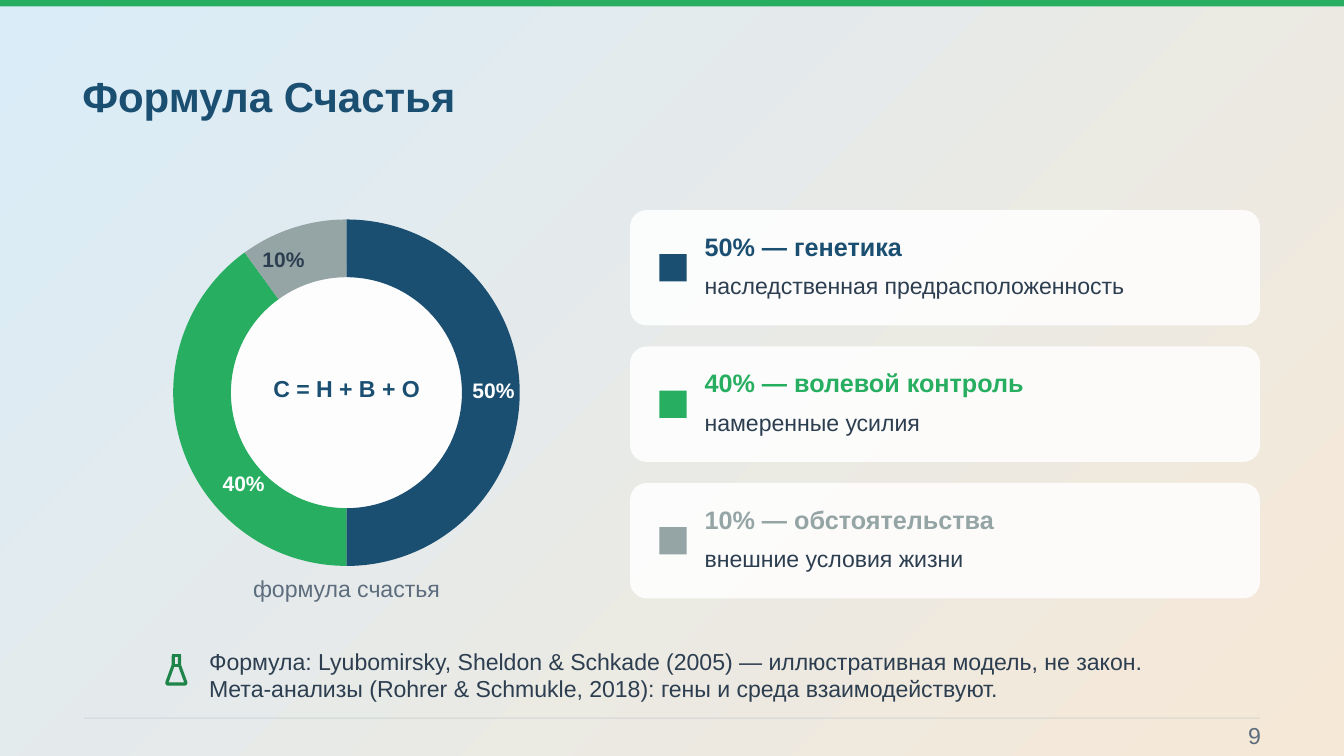
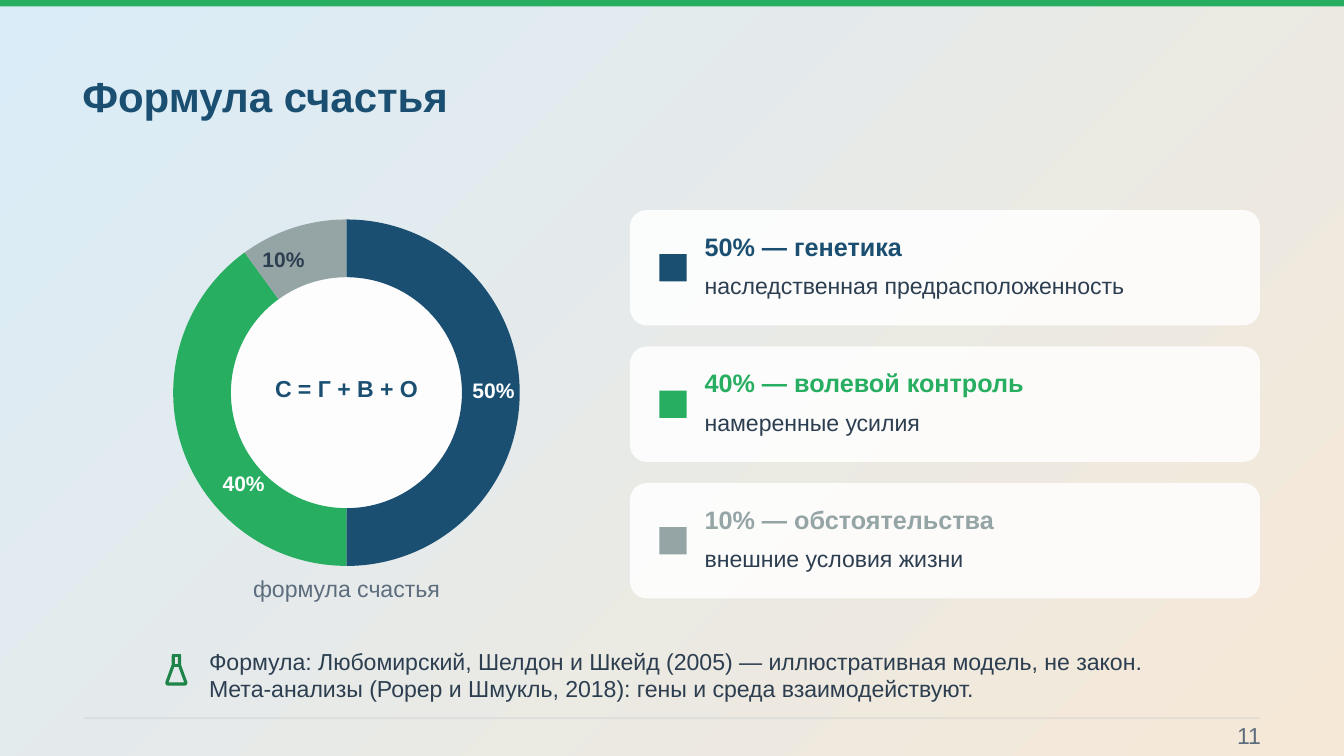
Before and after one commit to Pavel1778/Presentation-happy, a slide deck: slide 11 of Konceptsiya_schastya.pptx (slide 9 before the commit). Drawn at 1344x756 pixels with LibreOffice and Linux fonts; fonts in the diff are those of the drawing; background and template pictures are left out. Boxes give left, top, right and bottom in pixels: in the first picture for what was removed or moved away, otherwise in the second. Text is boxed around its words. In the diff, an @@ line names an element or a change of style, - is before the commit and + after.

```diff
--- a/Konceptsiya_schastya.pptx
+++ b/Konceptsiya_schastya.pptx
@@ text at bbox=[82, 83, 448, 121]: text changed @@
-Формула Счастья
+Формула счастья
@@ text at bbox=[275, 381, 418, 398]: text changed @@
-С = Н + В + О
+С = Г + В + О
@@ text at bbox=[209, 653, 1142, 675]: text changed @@
-Формула: Lyubomirsky, Sheldon & Schkade (2005) — иллюстративная модель, не закон.
+Формула: Любомирский, Шелдон и Шкейд (2005) — иллюстративная модель, не закон.
@@ text at bbox=[209, 680, 974, 702]: text changed @@
-Мета-анализы (Rohrer & Schmukle, 2018): гены и среда взаимодействуют.
+Мета-анализы (Рорер и Шмукль, 2018): гены и среда взаимодействуют.
@@ text at bbox=[1237, 728, 1261, 744]: text changed @@
-9
+11
```
Also in this commit, not shown: 9 other slides changed, 2 slides added, 53 other files.
